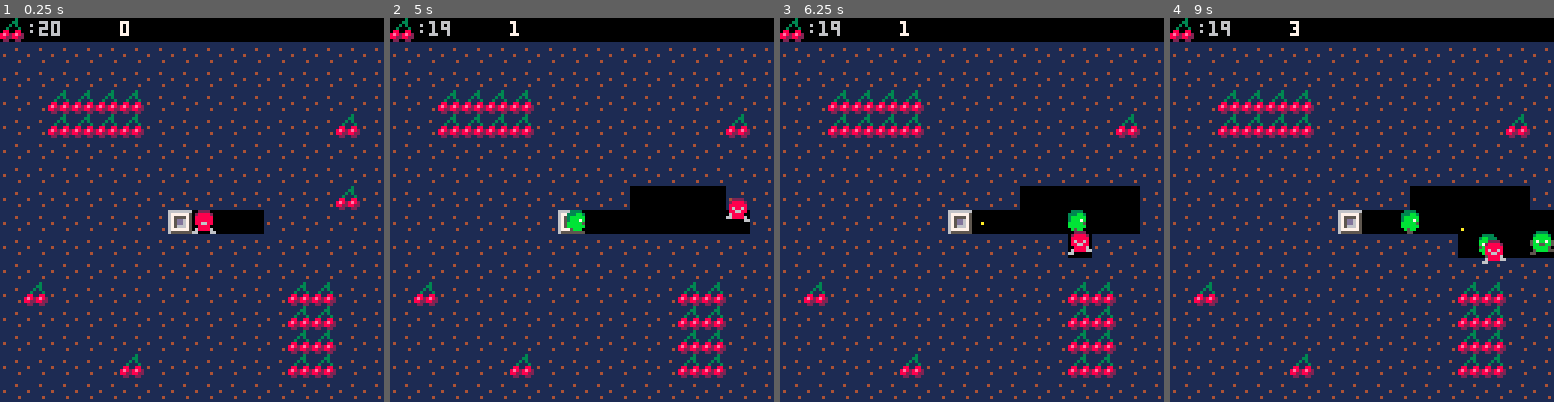
Above: before the commit, frames 1-4 (left to right).
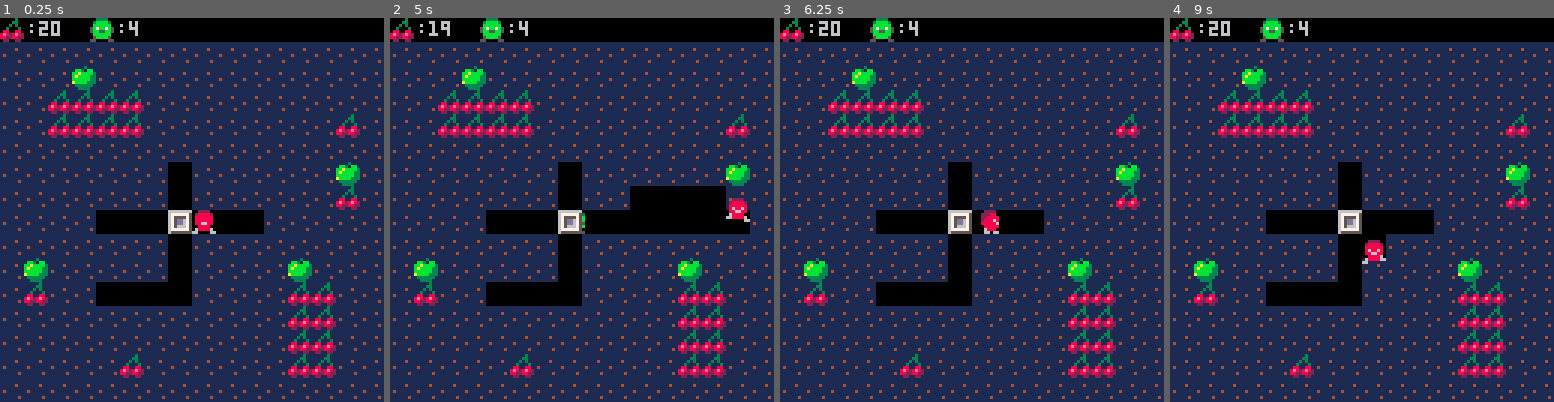
Above: after the commit, the same moments.

Repository: gyjofi/pico-8
Game: PICO-8 cartridge pico-frutti/pico-frutti.p8
Same seed, same stepped clock (60 frames per second), same inputs: the game is played once before the commit and once after it.
Inputs:
- Up to frame 1 (0.25 s): no input
- Up to frame 2 (5 s): tap O (Z key) at 0.7, 1.7, 2.1, 2.5, 2.9, 3.3, 3.7, 4.1, 4.5, 4.9 s; hold Right 1.6-2.1 s; hold Up 2.15-2.42 s; hold Right 2.47-3.03 s; hold Left 3.08-3.58 s; hold Down 3.63-3.97 s; hold Right 4.02-4.68 s; hold Up from 4.73 s (still down)
- Up to frame 3 (6.25 s): release Up at 5.03 s; hold Left 5.08-5.68 s; tap O (Z key) at 5.3, 5.7, 6.1 s; hold Down 5.73-6.03 s; hold Right from 6.08 s (still down)
- Up to frame 4 (9 s): tap O (Z key) every 0.4 s from 6.5 to 8.9 s; release Right at 6.58 s; hold Right 6.63-7.13 s; hold Up 7.18-7.45 s; hold Right 7.5-8.07 s; hold Left 8.12-8.62 s; hold Down from 8.67 s (still down)

The runs differ from the first frame. In frame 1, 5.9% of the frame differs, in the area x 6-94%, y 0-75%; in frame 2, 6.1%; in frame 3, 10%; in frame 4, 12%, in the area x 6-100%, y 0-75%.

Commit message:
pico-frutti: in progress

Diff:
--- /dev/null
+++ b/pico-frutti/lua/apple.lua
@@ -0,0 +1,68 @@
+apple_Fall_timer=12
+
+function apples_init()
+    apples={
+        {x=3,y=2,fall=false,fall_timer=apple_Fall_timer},
+        {x=1,y=10,fall=false,fall_timer=apple_Fall_timer},
+        {x=14,y=6,fall=false,fall_timer=apple_Fall_timer},
+        {x=12,y=10,fall=false,fall_timer=apple_Fall_timer},
+    }
+end
+
+function apples_update()
+    for a in all(apples) do
+        if a.fall==true and a.y<15 then
+            if a.fall_timer>0 then
+                a.fall_timer-=1
+            elseif fget(mget(a.x+mp.mudx, a.y+1+mp.mudy))==0 then
+                a.y+=1/8
+                local ac={x=a.x*8, y=a.y*8}
+                if(col(ac, player)) then
+                    music(-1)
+                    sfx(5)
+                    player.lives-=1
+                    game_mode="lose"
+                end
+                for e in all(enemies) do
+                    if(col(e, ac)) then
+                        del(enemies, e)
+                        sfx(7)
+                        mp.enemies-=1
+                    end
+                end
+            else
+                a.fall=false
+                a.fall_timer=apple_Fall_timer
+            end
+        elseif a.fall==false and fget(mget(a.x+mp.mudx, a.y+1+mp.mudy))==0 and a.y<15 then
+            mset(a.x+mp.mudx, a.y+mp.mudy, 0)
+            a.fall=true
+            sfx(6)
+        end
+    end
+end
+
+function apples_draw()
+    for a in all(apples) do
+        spr(48, a.x*8, a.y*8)
+    end
+end
+
+function apple_col(pl, move, dir)
+    --pl={x, y} apple_arr={x, y}[]
+    local pl_fut={x=0, y=0}
+    local pl_dir=pl.dir
+    if (dir) pl_dir=dir
+    if pl_dir=="l" then pl_fut={x=pl.x-1, y=pl.y} end
+    if pl_dir=="r" then pl_fut={x=pl.x+8, y=pl.y} end
+    if pl_dir=="u" then pl_fut={x=pl.x, y=pl.y-1} end
+    if pl_dir=="d" then pl_fut={x=pl.x, y=pl.y+8} end
+    local collide=false
+    for o in all(apples) do
+        local a={x=o.x*8, y=o.y*8}
+        if collide==false and col(pl_fut, a) then
+            if move then collide=o.fall else collide=true end
+        end
+    end
+    return collide
+end
--- a/pico-frutti/lua/enemy.lua
+++ b/pico-frutti/lua/enemy.lua
@@ -1,11 +1,20 @@
-enemies={}
-spawn_timer=0
+function enemies_init()
+    enemies={}
+    spawn_timer=0
+end
 
 function enemies_update()
     for e in all(enemies) do
+        --check player hit
+        if(col(e, player)) then
+            music(-1)
+            sfx(5)
+            player.lives-=1
+            game_mode="lose"
+        end
+
         if e.move_step==0 then
             e.move_step=8
-
             --determine disabled directions
             local d_dir={x=nil, y=nil}
             if e.x<=0 then d_dir.x="l" end
@@ -20,7 +29,7 @@
             if e.x<=0 and e.dir=="l" then dx_dir="l" elseif e.x>=120 and e.dir=="r" then dx_dir="r" end
             if e.y<=8 and e.dir=="u" then dy_dir="u" elseif e.y>=120 and e.dir=="d" then dy_dir="d" end
 
-            if check_map(e, e.dir, 7, true) or dx_dir!=nil or dy_dir!=nil then
+            if check_map(e, e.dir, 7, true) or apple_col(e) or dx_dir!=nil or dy_dir!=nil then
                 local d=e.dir
                 local found_dir=nil
                 local next_dir=nil
@@ -28,7 +37,7 @@
                 for ds=1,4 do
                     if found_dir==nil then
                         next_dir=get_next_dir(d, look_right)
-                        if check_map(e, next_dir, 7, true) or next_dir==d_dir.x or next_dir==d_dir.y or next_dir==dx_dir or next_dir==dy_dir then
+                        if check_map(e, next_dir, 7, true) or apple_col(e, false, next_dir) or next_dir==d_dir.x or next_dir==d_dir.y or next_dir==dx_dir or next_dir==dy_dir then
                             d=next_dir
                         else
                             found_dir=next_dir
@@ -37,7 +46,11 @@
                 end
                 e.dir=found_dir
             else --direction change possible
-
+                local psbl = rnd()>0.5
+                local look = get_next_dir(e.dir, rnd()>.5)
+                if(psbl and look!=d_dir.x and look!=d_dir.y and check_map(e, look, 7, true)==false and apple_col(e, false, look)==false and look!=e.dir) then
+                    e.dir=look
+                end
             end
         end
 
@@ -54,7 +67,6 @@
 end
 
 function enemies_draw()
-    print(#enemies, 40, 1, 7)
     for e in all(enemies) do
         local sp = mid(1, e.anim_step, #e.anim_sps)
         spr(e.anim_sps[sp], e.x, e.y,1,1,e.xflip)
--- a/pico-frutti/lua/infobar.lua
+++ b/pico-frutti/lua/infobar.lua
@@ -1,4 +1,7 @@
 function infobar_draw()
     spr(49,0,0)
     print(":"..mp.fruits, 9, 1, 6)
+    spr(32,30,0)
+    print(":"..mp.enemies, 39, 1, 6)
+    if (player.has_seed) print("split a seed!", 70, 1, 6)
 end
--- a/pico-frutti/lua/main.lua
+++ b/pico-frutti/lua/main.lua
@@ -4,35 +4,36 @@
 game_mode="ready" --intro, ready, game, win, lose, over
 ready_timer=0
 
-mp={
-    x=16,
-    y=0,
-    mudx=0,
-    mudy=0,
-    fruits=20,
-    enemies=4
-}
+mute=false
 
 del_fruit={}
 
 function _init()
-    player_init()
+    reset_game()
 end
 
 function _update()
-    if game_mode=="game" then
+    if game_mode=="ready" then
+        reset_game()
+        game_mode="game"
+        if (mute==false) music(0)
+    elseif game_mode=="game" then
         enemies_update()
         player_update()
         seed_update()
+        apples_update()
+    elseif game_mode=="win" then
+        if (btnp(4)) game_mode="ready"
+    elseif game_mode=="lose" then
+        if (btnp(4)) game_mode="ready"
     end
 end
 
 function _draw()
     if game_mode=="ready" then
-        cls()
-        map(mp.mudx,mp.mudy)
-        memcpy(0x8000, 0x6000, 0x2000)
-        game_mode="game"
+        --cls()
+        --map(mp.mudx,mp.mudy)
+        --memcpy(0x8000, 0x6000, 0x2000)
     elseif game_mode=="game" then
         cls()
         --update mud  map
@@ -43,12 +44,36 @@
         mset((player.x+4)/8+mp.mudx, (player.y+4)/8+mp.mudy, 0)
         map(mp.mudx, mp.mudy)
         --draw
+        enemies_draw()
         map(mp.x,mp.y)
-        enemies_draw()
         player_draw()
         seed_draw()
+        apples_draw()
         infobar_draw()
     elseif game_mode=="win" then
-        print("YOU WIN!", 45, 56, 7)
+        print("you win!", 45, 56, 7)
+    elseif game_mode=="lose" then
+        print("you lose!", 45, 56, 7)
     end
 end
+
+function reset_game()
+    reload(0x1000, 0x1000, 0x2000)
+    map_init()
+    apples_init()
+    enemies_init()
+    seed_init()
+    player_init()
+end
+
+function map_init()
+    mp={
+        x=16,
+        y=0,
+        mudx=0,
+        mudy=0,
+        lives=3,
+        fruits=20,
+        enemies=4
+    }
+end
--- a/pico-frutti/lua/player.lua
+++ b/pico-frutti/lua/player.lua
@@ -1,37 +1,49 @@
---player.lua
-
-player={
-    x=64,
-    y=64,
-    dir="i",
-    move=false,
-    move_step=0,
-    anim_sps={16, 17},
-    anim_step=1,
-    anim=0,
-    xflip=false,
-    fruits=0
-}
-
 function player_init()
-
+    player={
+        x=64,
+        y=64,
+        dir="i",
+        move=false,
+        move_step=0,
+        anim_sps={16, 17},
+        anim_step=1,
+        anim=0,
+        xflip=false,
+        fruits=0,
+        lives=3,
+        shoot_timer=-1,
+        has_seed=false
+    }
 end
 
 function player_update()
+
+    if player.shoot_timer>0 then
+        player.shoot_timer-=1
+    elseif(player.shoot_timer==0) then
+        player.shoot_timer=-1
+        sfx(3)
+        player.has_seed=true
+    end
+
     if (player.move_step==0) then
         local last_dir = player.dir
         if (btn(0) and player.x>0) player.dir="l" player.move_step=8
         if (btn(1) and player.x<120) player.dir="r" player.move_step=8
         if (btn(2) and player.y>8) player.dir="u" player.move_step=8
         if (btn(3) and player.y<120) player.dir="d" player.move_step=8
-        if (btnp(4)) blow_seed(player)
+        if (btnp(4) and player.has_seed) blow_seed(player) player.has_seed=false
         if check_map(player, player.dir, 0) and player.move_step==8 then
             player.move_step=0
             if mp.fruits==0 then
+                music(-1)
                 game_mode="win"
                 sfx(1)
                 ready_timer=100
             end
+        end
+        if apple_col(player) and player.move_step==8 then
+            player.move_step=0
         end
         if last_dir!=player.dir then player.anim_step=1 end
     end
@@ -85,5 +97,5 @@
     if (pl.dir=="r") mset(pl.x/8+1+mp.x, pl.y/8+mp.y, 0) del_fruit={x=pl.x+8, y=pl.y}
     if (pl.dir=="u") mset(pl.x/8+mp.x, pl.y/8-1+mp.y, 0) del_fruit={x=pl.x, y=pl.y-8}
     if (pl.dir=="d") mset(pl.x/8+mp.x, pl.y/8+1+mp.y, 0) del_fruit={x=pl.x, y=pl.y+8}
-    mp.fruits-=1 player.fruits+=1
+    mp.fruits-=1 player.fruits+=1 player.shoot_timer=64
 end
--- a/pico-frutti/lua/seed.lua
+++ b/pico-frutti/lua/seed.lua
@@ -1,13 +1,19 @@
-seed={
-    x=0,
-    y=0,
-    dx=0,
-    dy=0,
-    hide=true
-}
+function seed_init()
+    seed={x=0,y=0,dx=0,dy=0,hide=true}
+end
 
 function seed_update()
     if seed.hide==false then
+        --check enemy hit
+        for e in all(enemies) do
+            if(e.x<=seed.x and e.x+8>=seed.x and e.y<=seed.y and e.y+8>seed.y) then
+                seed={x=0,y=0,dx=0,dy=0,hide=true}
+                del(enemies, e)
+                sfx(7)
+                mp.enemies-=1
+            end
+        end
+        --check map
         if pget(seed.x+seed.dx, seed.y)!=0 or seed.x+seed.dx<0 or seed.x+seed.dx>127 then seed.dx*=-1 sfx(2) end
         if pget(seed.x, seed.y+seed.dy)!=0 or seed.y+seed.dy<8 or seed.y+seed.dy>127 then seed.dy*=-1 sfx(2) end
         seed.x+=seed.dx seed.y+=seed.dy
--- a/pico-frutti/lua/utils.lua
+++ b/pico-frutti/lua/utils.lua
@@ -15,3 +15,26 @@
     if dir=="d" then return fget(mget(obj.x/8+m.x, obj.y/8+1+m.y), flag) end
     return false
 end
+
+function col(a,b)
+    if a==nil or b==nil then
+        return false
+    end
+
+    local a_left=a.x
+    local a_top=a.y
+    local a_right=a.x+7
+    local a_bottom=a.y+7
+
+    local b_left=b.x
+    local b_top=b.y
+    local b_right=b.x+7
+    local b_bottom=b.y+7
+
+    if a_left>b_right then return false end
+    if b_left>a_right then return false end
+    if a_top>b_bottom then return false end
+    if b_top>a_bottom then return false end
+
+    return true
+end
--- a/pico-frutti/pico-frutti.p8
+++ b/pico-frutti/pico-frutti.p8
@@ -7,6 +7,7 @@
 #include lua/infobar.lua
 #include lua/seed.lua
 #include lua/enemy.lua
+#include lua/apple.lua
 __gfx__
 00000000111111116666666600000000000000000000000000000000000000000000000000000000000000000000000000000000000000000000000000000000
 00000000111111116777777500000000000000000000000000000000000000000000000000000000000000000000000000000000000000000000000000000000
@@ -41,7 +42,7 @@
 03333330882288220000000000000000000000000000000000000000000000000000000000000000000000000000000000000000000000000000000000000000
 00333300022002200000000000000000000000000000000000000000000000000000000000000000000000000000000000000000000000000000000000000000
 __gff__
-0080010000000000000000000000000000000000000000000000000000000000000000000000000000000000000000000804000000000000000000000000000000000000000000000000000000000000000000000000000000000000000000000000000000000000000000000000000000000000000000000000000000000000
+0080010000000000000000000000000000000000000000000000000000000000000000000000000000000000000000000904000000000000000000000000000000000000000000000000000000000000000000000000000000000000000000000000000000000000000000000000000000000000000000000000000000000000
 0000000000000000000000000000000000000000000000000000000000000000000000000000000000000000000000000000000000000000000000000000000000000000000000000000000000000000000000000000000000000000000000000000000000000000000000000000000000000000000000000000000000000000
 __map__
 0000000000000000000000000000000000000000000000000000000000000000000000000000000000000000000000000000000000000000000000000000000000000000000000000000000000000000000000000000000000000000000000000000000000000000000000000000000000000000000000000000000000000000
@@ -50,12 +51,12 @@
 0101010101010101010101010101010100003131313100000000000000000000000000000000000000000000000000000000000000000000000000000000000000000000000000000000000000000000000000000000000000000000000000000000000000000000000000000000000000000000000000000000000000000000
 0101010101010101010101010101010100003131313100000000000000003100000000000000000000000000000000000000000000000000000000000000000000000000000000000000000000000000000000000000000000000000000000000000000000000000000000000000000000000000000000000000000000000000
 0101010101010101010101010101010100000000000000000000000000000000000000000000000000000000000000000000000000000000000000000000000000000000000000000000000000000000000000000000000000000000000000000000000000000000000000000000000000000000000000000000000000000000
-0101010101010101010101010101010100000000000000000000000000000000000000000000000000000000000000000000000000000000000000000000000000000000000000000000000000000000000000000000000000000000000000000000000000000000000000000000000000000000000000000000000000000000
-0101010101010101010101010101010100000000000000000000000000003100000000000000000000000000000000000000000000000000000000000000000000000000000000000000000000000000000000000000000000000000000000000000000000000000000000000000000000000000000000000000000000000000
-0101010101010101000000010101010100000000000000020000000000000000000000000000000000000000000000000000000000000000000000000000000000000000000000000000000000000000000000000000000000000000000000000000000000000000000000000000000000000000000000000000000000000000
-0101010101010101010101010101010100000000000000000000000000000000000000000000000000000000000000000000000000000000000000000000000000000000000000000000000000000000000000000000000000000000000000000000000000000000000000000000000000000000000000000000000000000000
-0101010101010101010101010101010100000000000000000000000000000000000000000000000000000000000000000000000000000000000000000000000000000000000000000000000000000000000000000000000000000000000000000000000000000000000000000000000000000000000000000000000000000000
-0101010101010101010101010101010100310000000000000000000031310000000000000000000000000000000000000000000000000000000000000000000000000000000000000000000000000000000000000000000000000000000000000000000000000000000000000000000000000000000000000000000000000000
+0101010101010100010101010101010100000000000000000000000000000000000000000000000000000000000000000000000000000000000000000000000000000000000000000000000000000000000000000000000000000000000000000000000000000000000000000000000000000000000000000000000000000000
+0101010101010100010101010101010100000000000000000000000000003100000000000000000000000000000000000000000000000000000000000000000000000000000000000000000000000000000000000000000000000000000000000000000000000000000000000000000000000000000000000000000000000000
+0101010100000000000000010101010100000000000000020000000000000000000000000000000000000000000000000000000000000000000000000000000000000000000000000000000000000000000000000000000000000000000000000000000000000000000000000000000000000000000000000000000000000000
+0101010101010100010101010101010100000000000000000000000000000000000000000000000000000000000000000000000000000000000000000000000000000000000000000000000000000000000000000000000000000000000000000000000000000000000000000000000000000000000000000000000000000000
+0101010101010100010101010101010100000000000000000000000000000000000000000000000000000000000000000000000000000000000000000000000000000000000000000000000000000000000000000000000000000000000000000000000000000000000000000000000000000000000000000000000000000000
+0101010100000000010101010101010100310000000000000000000031310000000000000000000000000000000000000000000000000000000000000000000000000000000000000000000000000000000000000000000000000000000000000000000000000000000000000000000000000000000000000000000000000000
 0101010101010101010101010101010100000000000000000000000031310000000000000000000000000000000000000000000000000000000000000000000000000000000000000000000000000000000000000000000000000000000000000000000000000000000000000000000000000000000000000000000000000000
 0101010101010101010101010101010100000000000000000000000031310000000000000000000000000000000000000000000000000000000000000000000000000000000000000000000000000000000000000000000000000000000000000000000000000000000000000000000000000000000000000000000000000000
 0101010101010101010101010101010100000000003100000000000031310000000000000000000000000000000000000000000000000000000000000000000000000000000000000000000000000000000000000000000000000000000000000000000000000000000000000000000000000000000000000000000000000000
Not shown, changed: the music (__music__) section of pico-frutti/pico-frutti.p8
Not shown, changed: the sound effects (__sfx__) section of pico-frutti/pico-frutti.p8
